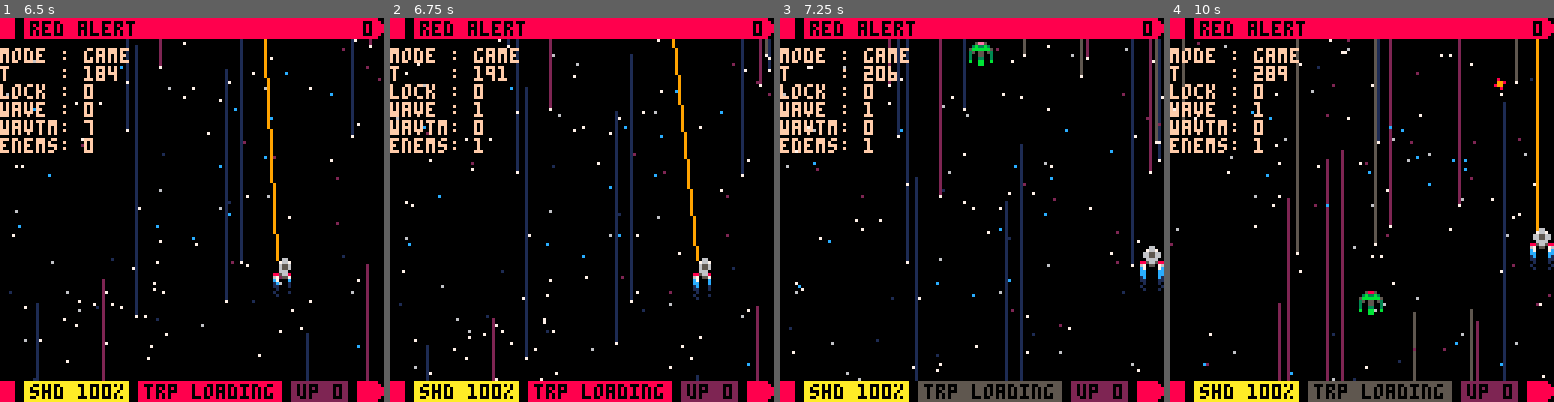
Above: before the commit, frames 1-4 (left to right).
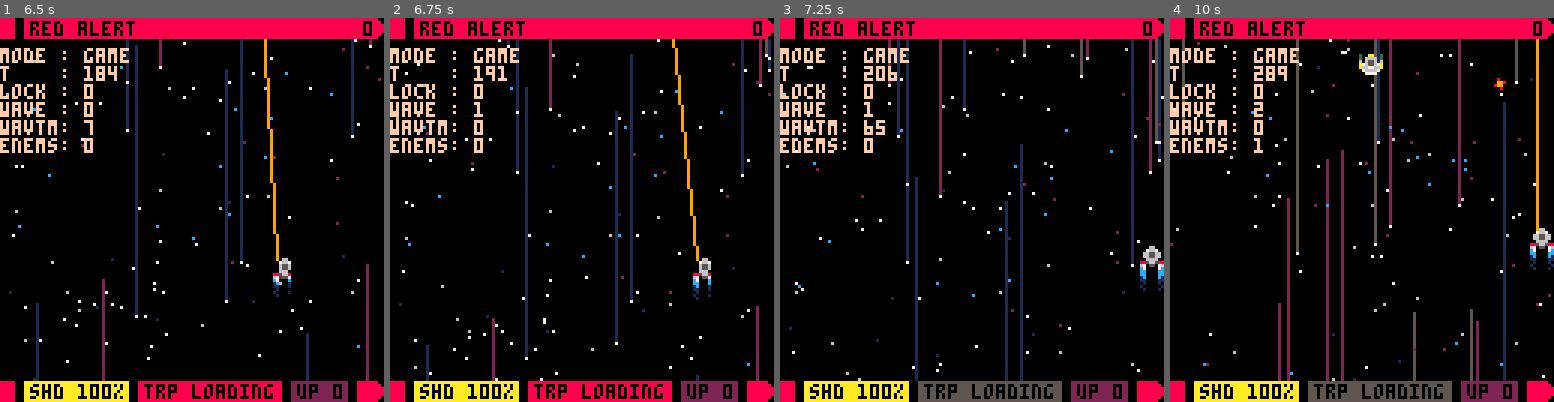
Above: after the commit, the same moments.

Repository: fab-industries/red-alert
Game: PICO-8 cartridge redalert.p8
Two runs of this game, one before a commit and one after it. Both use one fixed random seed, a clock stepped at 60 frames per second and the inputs below.
Inputs:
- Up to frame 1 (6.5 s): tap X (X key) at 0.33, 1.07, 1.85, 2.97, 4.08, 5.2, 6.32 s; tap O (Z key) at 0.7, 1.7, 2.1, 2.5, 2.9, 3.3, 3.7, 4.1, 4.5, 4.9, 5.3, 5.7, 6.1 s; hold Right 1.6-2.1 s; hold Up 2.15-2.42 s; hold Right 2.47-3.03 s; hold Left 3.08-3.58 s; hold Down 3.63-3.97 s; hold Right 4.02-4.68 s; hold Up 4.73-5.03 s; hold Left 5.08-5.68 s; hold Down 5.73-6.03 s; hold Right from 6.08 s (still down)
- Up to frame 2 (6.75 s): tap O (Z key) at 6.5 s; release Right at 6.58 s; hold Right from 6.63 s (still down)
- Up to frame 3 (7.25 s): tap O (Z key) at 6.9 s; release Right at 7.13 s; hold Up from 7.18 s (still down)
- Up to frame 4 (10 s): tap O (Z key) every 0.4 s from 7.3 to 9.7 s; tap X (X key) at 7.43, 8.55, 9.67 s; release Up at 7.45 s; hold Right 7.5-8.07 s; hold Left 8.12-8.62 s; hold Down 8.67-9 s; hold Right 9.05-9.72 s; hold Up from 9.77 s (still down)

Frame 1 is identical in both runs. In frame 2, less than 0.1% of the frame differs, in the area x 21-25%, y 31-35%; in frame 3, 0.4%; in frame 4, 0.5%, in the area x 21-56%, y 9-78%.

Commit message:
Started work on proper wave spawning

Diff:
--- a/redalert.p8
+++ b/redalert.p8
@@ -1282,16 +1282,45 @@
  end
 end
 
-function spwn_wav(wavdiff)
- if wavdiff==1 then
-  spwn_en("tingan")
- elseif wavdiff==2 then
+function place_en(wav_type)
+
+ --[[
+ defining spawn zones:
+
+  1: 13+rnd(25)
+  2: 38+rnd(25)
+  3: 63+rnd(25)
+  4: 88+rnd(25)
+
+ formations:
+
+  0: does not apply
+  1: normal spawning
+  2: middle two enemies have
+    y-offset
+
+]]
+
+ if wav_type=="tl easy" then
+
+ end
+
+end
+
+
+function spwn_wav(wav_diff)
+
+ if wav_diff==1 then
+
+  place_en("tl easy")
+
+ elseif wav_diff==2 then
   spwn_en("aquilan")
- elseif wavdiff==3 then
+ elseif wav_diff==3 then
   spwn_en("dicean")
- elseif wavdiff==4 then
+ elseif wav_diff==4 then
   spwn_en("franconi")
- elseif wavdiff==5 then
+ elseif wav_diff==5 then
   spwn_en("bots")
  end
 end
